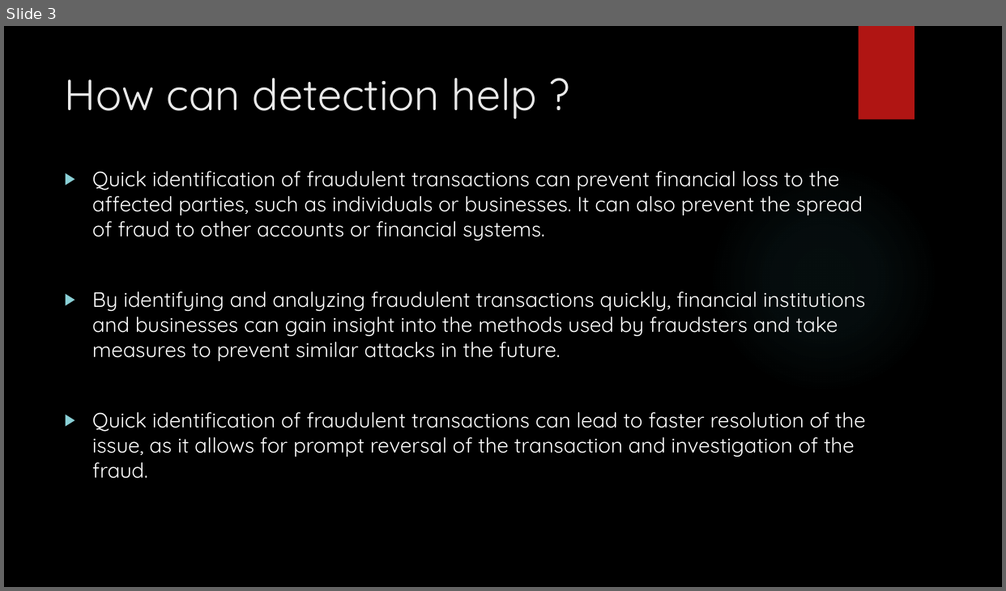
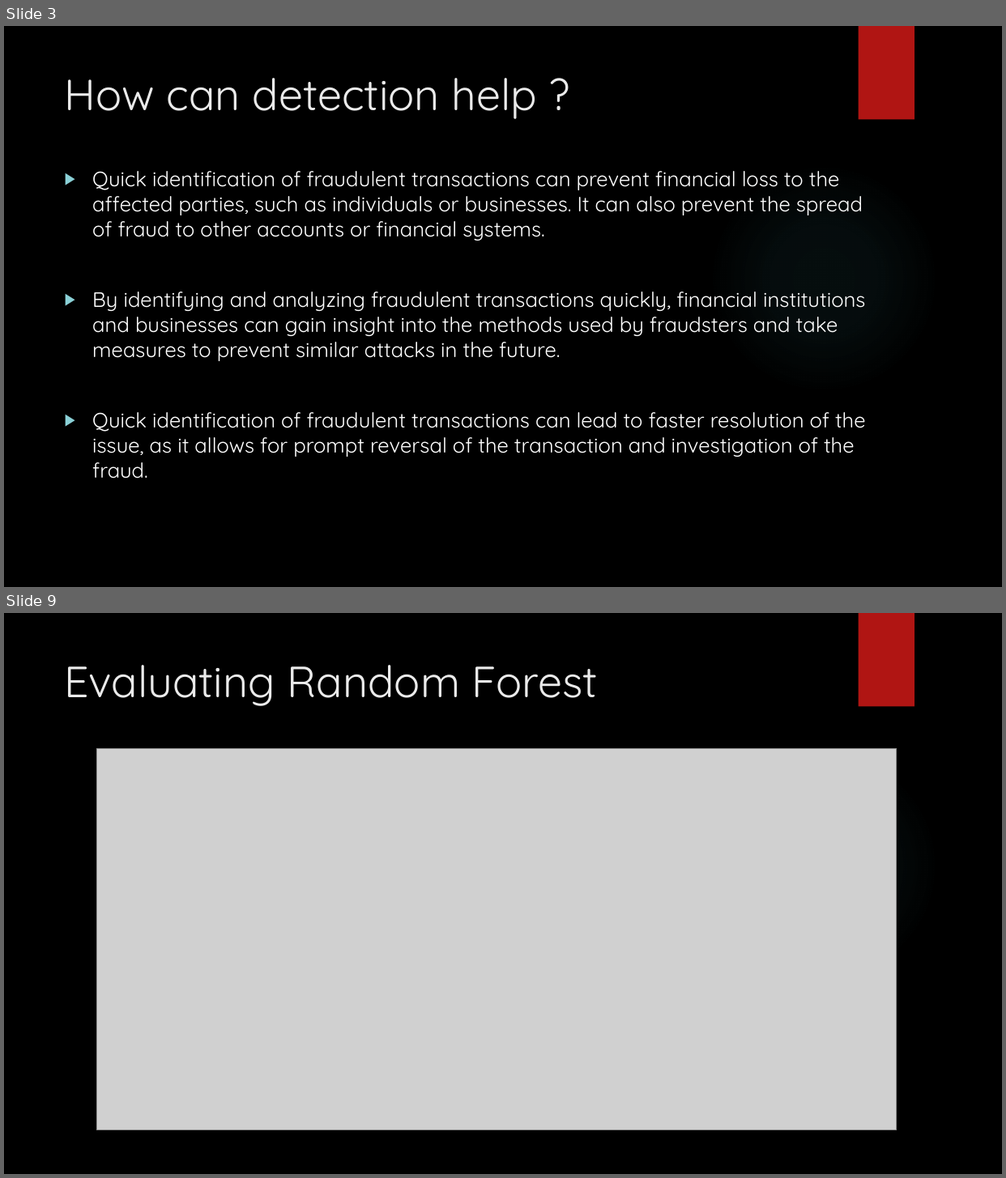
Before and after one commit to de-coding-life/Credit_Card_Fraud_Detection, a slide deck: Presentation/Presentation.pptx. Shown one above the other, each under a label of ours: slide 3 before the commit, slides 3 and 9 after it; the slides between them are not shown. The pictures are 1006x591 and 1006x1178 pixels, drawn with LibreOffice and Linux fonts; fonts in the diff are those of the drawing; grey boxes stand for pictures; background and template pictures are left out. Boxes give left, top, right and bottom in pixels: in the first picture for what was removed or moved away, otherwise in the second. Text is boxed around its words. In the diff, an @@ line names an element or a change of style, - is before the commit and + after.

```diff
--- a/Presentation/Presentation.pptx
+++ b/Presentation/Presentation.pptx
@@ slide 9 added at (4,613,1002,1174), background picture (left out); not listed: 2 template elements that a slide beside it also shows @@
@@ title added at (65,665,598,706), 42 pt, text #EBEBEB @@
+Evaluating Random Forest
@@ picture added at (97,748,897,1131) @@
```
Also in this commit, not shown: 1 slide changed, 7 other slides added, 7 other files.
